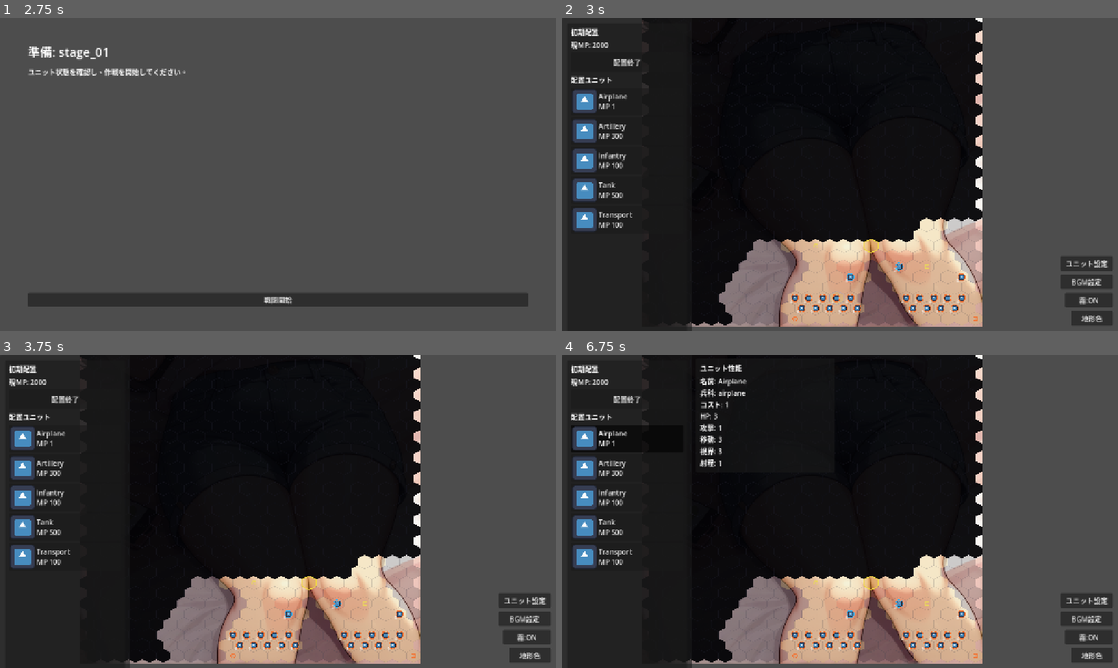
Above: before the commit, frames 1-4 (two rows, left to right).
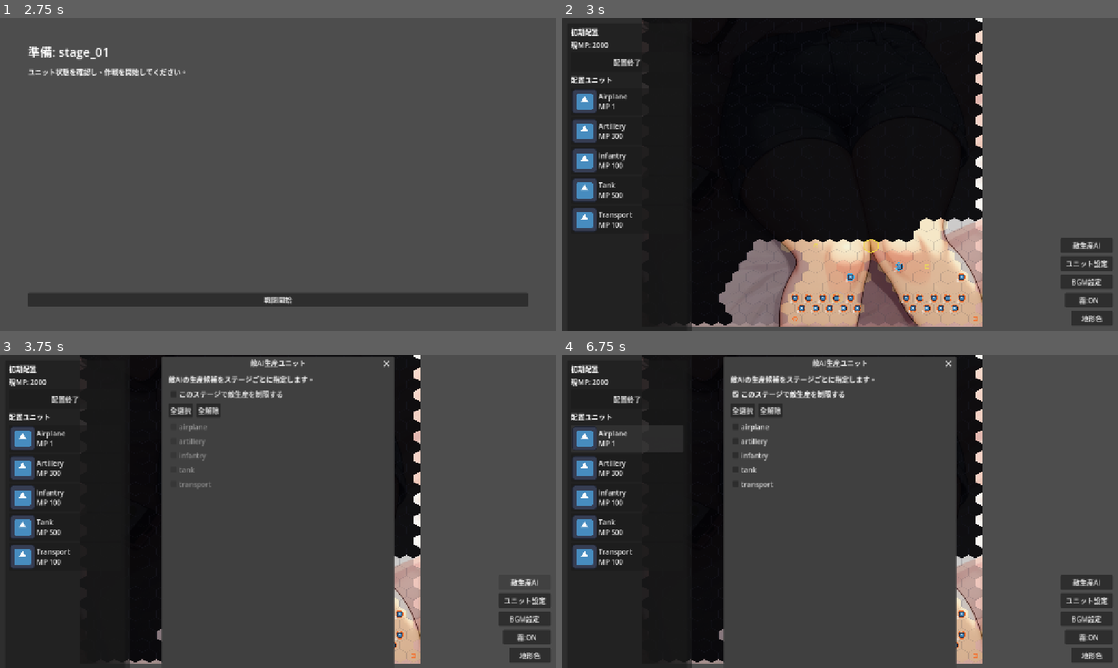
Above: after the commit, the same moments.

Repository: ankored33/taisenryaku
Game: Godot game, scene res://scenes/flow/title_scene.tscn
Same seed, same stepped clock (60 frames per second), same inputs: the game is played once before the commit and once after it. The engine's default icon, where the game draws it, is replaced by a stand-in: a white triangle on a blue panel in a dark square.
Inputs (mouse positions are in pixels of both pictures, inside the frame that each line leads up to):
- Up to frame 1 (2.75 s): click "はじめる" at 0.5 s; click "STAGE 1 [OPEN]" at 1.25 s; click "準備へ" at 2 s
- Up to frame 2 (3 s): click "戦闘開始" at 2.75 s
- Up to frame 3 (3.75 s): click (522, 583) at 3.5 s, where only the run after the commit has a clickable "敵生産AI"
- Up to frame 4 (6.75 s): click (840, 392) at 4.25 s, where only the run after the commit has a clickable "このステージで敵生産を制限する"; click (739, 411) at 5 s, where only the run after the commit has a clickable "全選択"; click (773, 411) at 5.75 s, where only the run after the commit has a clickable "全解除"; click "Airplane MP 1" at 6.5 s

Frame 1 is identical in both runs. In frame 2, 0.4% of the frame differs, in the area x 89-99%, y 70-75%; in frame 3, 41%; in frame 4, 43%, in the area x 1-99%, y 0-99%.

Commit message:
Add stage-specific enemy AI production editor and save flow

Diff:
--- a/scripts/board/board_production_service.gd
+++ b/scripts/board/board_production_service.gd
@@ -122,8 +122,11 @@
 static func collect_ai_candidates(board: HexBoard, faction: String) -> Array[Dictionary]:
 	var result: Array[Dictionary] = []
 	var affordable_classes: Array[String] = []
+	var allowed_classes := _allowed_ai_classes_by_faction(board, faction)
 	var mp := board.query_faction_mp(faction)
 	for unit_class in board.get_unit_catalog_classes():
+		if not allowed_classes.is_empty() and not allowed_classes.has(unit_class):
+			continue
 		var entry := board.get_unit_catalog_entry(unit_class)
 		if entry.is_empty():
 			continue
@@ -149,6 +152,21 @@
 			})
 	return result
 
+static func _allowed_ai_classes_by_faction(board: HexBoard, faction: String) -> Array[String]:
+	if board == null:
+		return []
+	if not board.has_method("query_ai_production_allowed_classes"):
+		return []
+	var classes_variant: Variant = board.query_ai_production_allowed_classes(faction)
+	if not (classes_variant is Array):
+		return []
+	var result: Array[String] = []
+	for item in (classes_variant as Array):
+		var unit_class := str(item).strip_edges().to_lower()
+		if unit_class != "":
+			result.append(unit_class)
+	return result
+
 static func _next_production_unit_id(board: HexBoard, faction: String, unit_class: String) -> String:
 	var base := "%s_%s" % [faction.strip_edges().to_lower(), unit_class.strip_edges().to_lower()]
 	var candidate := "%s_1" % base
--- a/scripts/flow/game_flow.gd
+++ b/scripts/flow/game_flow.gd
@@ -221,6 +221,27 @@
 	file.store_string(JSON.stringify(current_stage_source_data, "\t"))
 	current_stage_data = TiledStageLoader.apply_tiled_map(current_stage_source_data.duplicate(true), current_stage_source_path)
 	_play_phase_bgm(current_phase)
+	return true
+
+func update_current_stage_enemy_ai_production(unit_classes: Array, enabled: bool = true) -> bool:
+	if current_stage_source_path == "":
+		return false
+	var normalized := _normalize_unit_class_list(unit_classes)
+	var ai_variant: Variant = current_stage_source_data.get("ai_production", {})
+	var ai_production := ai_variant as Dictionary if ai_variant is Dictionary else {}
+	if not enabled:
+		ai_production.erase("enemy")
+	else:
+		ai_production["enemy"] = normalized
+	if ai_production.is_empty():
+		current_stage_source_data.erase("ai_production")
+	else:
+		current_stage_source_data["ai_production"] = ai_production
+	var file := FileAccess.open(current_stage_source_path, FileAccess.WRITE)
+	if file == null:
+		return false
+	file.store_string(JSON.stringify(current_stage_source_data, "\t"))
+	current_stage_data = TiledStageLoader.apply_tiled_map(current_stage_source_data.duplicate(true), current_stage_source_path)
 	return true
 
 func _change_phase(next_phase: String) -> void:
@@ -504,3 +525,16 @@
 			"enemy_turn": str(battle_src.get("enemy_turn", ""))
 		}
 	}
+
+func _normalize_unit_class_list(raw: Variant) -> Array[String]:
+	var result: Array[String] = []
+	if not (raw is Array):
+		return result
+	var seen := {}
+	for item in (raw as Array):
+		var unit_class := str(item).strip_edges().to_lower()
+		if unit_class == "" or seen.has(unit_class):
+			continue
+		seen[unit_class] = true
+		result.append(unit_class)
+	return result
--- a/scripts/hex_board.gd
+++ b/scripts/hex_board.gd
@@ -119,6 +119,7 @@
 var deployment_faction := "player"
 var deployment_selected_unit_class := ""
 var turn_limit := DEFAULT_TURN_LIMIT
+var ai_production_allowed_classes := {}
 
 func _ready() -> void:
 	_ensure_hex_tileset()
@@ -236,6 +237,27 @@
 	var limit_variant: Variant = stage_data.get("turn_limit", DEFAULT_TURN_LIMIT)
 	turn_limit = maxi(1, int(limit_variant))
 	_update_turn_label()
+
+func apply_stage_ai_production(stage_data: Dictionary) -> void:
+	ai_production_allowed_classes.clear()
+	var production_variant: Variant = stage_data.get("ai_production", {})
+	if not (production_variant is Dictionary):
+		return
+	var production := production_variant as Dictionary
+	var classes_variant: Variant = production.get("enemy", [])
+	if not (classes_variant is Array):
+		return
+	var normalized: Array[String] = []
+	var seen := {}
+	for class_variant in (classes_variant as Array):
+		var unit_class := str(class_variant).strip_edges().to_lower()
+		if unit_class == "":
+			continue
+		if seen.has(unit_class):
+			continue
+		seen[unit_class] = true
+		normalized.append(unit_class)
+	ai_production_allowed_classes["enemy"] = normalized
 
 func apply_capture_points_from_stage(stage_data: Dictionary) -> void:
 	BoardCaptureService.apply_capture_points_from_stage(self, stage_data)
@@ -851,6 +873,22 @@
 	var key := faction.strip_edges().to_lower()
 	return int(faction_mp.get(key, 0))
 
+func query_ai_production_allowed_classes(faction: String) -> Array[String]:
+	var key := faction.strip_edges().to_lower()
+	if key == "":
+		return []
+	if not ai_production_allowed_classes.has(key):
+		return []
+	var classes_variant: Variant = ai_production_allowed_classes.get(key, [])
+	if not (classes_variant is Array):
+		return []
+	var result: Array[String] = []
+	for item in (classes_variant as Array):
+		var unit_class := str(item).strip_edges().to_lower()
+		if unit_class != "":
+			result.append(unit_class)
+	return result
+
 func query_capture_income_for_faction(faction: String) -> int:
 	return _capture_income_for_faction(faction)
 
--- a/scripts/main.gd
+++ b/scripts/main.gd
@@ -51,6 +51,8 @@
 @onready var fog_debug_button: Button = get_node_or_null("CanvasLayer/FogDebugButton") as Button
 @onready var unit_param_editor_button: Button = get_node_or_null("CanvasLayer/UnitParamEditorButton") as Button
 @onready var unit_param_editor_dialog: AcceptDialog = get_node_or_null("CanvasLayer/UnitParamEditorDialog") as AcceptDialog
+@onready var enemy_ai_production_editor_button: Button = get_node_or_null("CanvasLayer/EnemyAIProductionEditorButton") as Button
+@onready var enemy_ai_production_editor_dialog: AcceptDialog = get_node_or_null("CanvasLayer/EnemyAIProductionEditorDialog") as AcceptDialog
 @onready var unit_hp_overlay_layer: Control = get_node_or_null("CanvasLayer/UnitHpOverlayLayer") as Control
 
 var board_anchor := Vector2.ZERO
@@ -71,6 +73,8 @@
 var unit_param_class_select: OptionButton
 var unit_param_new_class_input: LineEdit
 var unit_param_tiled_hint: TextEdit
+var enemy_ai_production_checks := {}
+var enemy_ai_production_enable_check: CheckBox
 var unit_hp_labels := {}
 var unit_moved_markers := {}
 var defeat_effect_config := {}
@@ -89,7 +93,8 @@
 		"terrain_color_editor",
 		"fog_debug",
 		"bgm_editor",
-		"unit_param_editor"
+		"unit_param_editor",
+		"enemy_ai_production_editor"
 	])
 	_ensure_tile_info_label()
 	_configure_left_panel_layout()
@@ -135,6 +140,7 @@
 	_ensure_fog_debug_button()
 	_ensure_bgm_editor()
 	_ensure_unit_param_editor()
+	_ensure_enemy_ai_production_editor()
 	board.load_units("res://data/units.json")
 	var stage_data: Dictionary = {}
 	if has_node("/root/GameFlow") and board.has_method("apply_stage_unit_spawns"):
@@ -146,6 +152,8 @@
 		board.apply_stage_resources(stage_data)
 	if board.has_method("apply_stage_turn_limit"):
 		board.apply_stage_turn_limit(stage_data)
+	if board.has_method("apply_stage_ai_production"):
+		board.apply_stage_ai_production(stage_data)
 	if board.has_method("apply_transport_goal_from_stage"):
 		board.apply_transport_goal_from_stage(stage_data)
 	_apply_transport_goal_victory_score(stage_data)
@@ -936,6 +944,203 @@
 	if hud_controller != null:
 		hud_controller.layout_buttons()
 
+func _ensure_enemy_ai_production_editor() -> void:
+	if hud_controller != null:
+		enemy_ai_production_editor_button = hud_controller.ensure_button(
+			"enemy_ai_production_editor",
+			"EnemyAIProductionEditorButton",
+			"敵生産AI",
+			Vector2(120.0, 34.0),
+			Callable(self, "_on_open_enemy_ai_production_editor_pressed")
+		)
+	_layout_enemy_ai_production_editor_button()
+
+	if enemy_ai_production_editor_dialog == null:
+		enemy_ai_production_editor_dialog = AcceptDialog.new()
+		enemy_ai_production_editor_dialog.name = "EnemyAIProductionEditorDialog"
+		enemy_ai_production_editor_dialog.title = "敵AI生産ユニット"
+		enemy_ai_production_editor_dialog.dialog_text = ""
+		$CanvasLayer.add_child(enemy_ai_production_editor_dialog)
+		enemy_ai_production_editor_dialog.confirmed.connect(_on_enemy_ai_production_editor_confirmed)
+	if enemy_ai_production_editor_dialog != null:
+		var ok_button := enemy_ai_production_editor_dialog.get_ok_button()
+		if ok_button != null:
+			ok_button.text = "保存"
+
+	var existing := enemy_ai_production_editor_dialog.get_node_or_null("Root")
+	if existing != null:
+		return
+
+	var root := VBoxContainer.new()
+	root.name = "Root"
+	root.size_flags_horizontal = Control.SIZE_EXPAND_FILL
+	root.size_flags_vertical = Control.SIZE_EXPAND_FILL
+	root.add_theme_constant_override("separation", 6)
+	enemy_ai_production_editor_dialog.add_child(root)
+
+	var help := Label.new()
+	help.text = "敵AIの生産候補をステージごとに指定します。"
+	help.autowrap_mode = TextServer.AUTOWRAP_WORD_SMART
+	root.add_child(help)
+
+	enemy_ai_production_enable_check = CheckBox.new()
+	enemy_ai_production_enable_check.name = "EnableLimitCheck"
+	enemy_ai_production_enable_check.text = "このステージで敵生産を制限する"
+	enemy_ai_production_enable_check.toggled.connect(_on_enemy_ai_production_enable_toggled)
+	root.add_child(enemy_ai_production_enable_check)
+
+	var actions := HBoxContainer.new()
+	actions.name = "Actions"
+	actions.add_theme_constant_override("separation", 8)
+	root.add_child(actions)
+
+	var all_on := Button.new()
+	all_on.text = "全選択"
+	all_on.pressed.connect(_on_enemy_ai_production_select_all_pressed)
+	actions.add_child(all_on)
+
+	var all_off := Button.new()
+	all_off.text = "全解除"
+	all_off.pressed.connect(_on_enemy_ai_production_clear_all_pressed)
+	actions.add_child(all_off)
+
+	var scroll := ScrollContainer.new()
+	scroll.name = "ClassScroll"
+	scroll.size_flags_horizontal = Control.SIZE_EXPAND_FILL
+	scroll.size_flags_vertical = Control.SIZE_EXPAND_FILL
+	scroll.custom_minimum_size = Vector2(420.0, 260.0)
+	root.add_child(scroll)
+
+	var list := VBoxContainer.new()
+	list.name = "ClassList"
+	list.size_flags_horizontal = Control.SIZE_EXPAND_FILL
+	list.add_theme_constant_override("separation", 2)
+	scroll.add_child(list)
+
+func _layout_enemy_ai_production_editor_button() -> void:
+	if hud_controller != null:
+		hud_controller.layout_buttons()
+
+func _on_open_enemy_ai_production_editor_pressed() -> void:
+	_refresh_enemy_ai_production_editor()
+	if enemy_ai_production_editor_dialog != null:
+		enemy_ai_production_editor_dialog.popup_centered(Vector2i(520, 520))
+
+func _refresh_enemy_ai_production_editor() -> void:
+	var class_list := _enemy_ai_production_class_list()
+	if class_list == null:
+		return
+	for child in class_list.get_children():
+		child.queue_free()
+	enemy_ai_production_checks.clear()
+
+	var classes: Array[String] = []
+	if board != null and board.has_method("get_unit_catalog_classes"):
+		classes = board.get_unit_catalog_classes()
+	classes.sort()
+
+	for unit_class in classes:
+		var check := CheckBox.new()
+		check.text = unit_class
+		class_list.add_child(check)
+		enemy_ai_production_checks[unit_class] = check
+
+	var cfg := _current_stage_enemy_ai_production_config()
+	var enabled := bool(cfg.get("enabled", false))
+	var allowed := _normalize_unit_class_list(cfg.get("classes", []))
+	if enemy_ai_production_enable_check != null:
+		enemy_ai_production_enable_check.button_pressed = enabled
+	for unit_class in enemy_ai_production_checks.keys():
+		var check_variant: Variant = enemy_ai_production_checks[unit_class]
+		if not (check_variant is CheckBox):
+			continue
+		var check := check_variant as CheckBox
+		check.button_pressed = allowed.has(str(unit_class))
+	_update_enemy_ai_production_check_editability()
+
+func _enemy_ai_production_class_list() -> VBoxContainer:
+	if enemy_ai_production_editor_dialog == null:
+		return null
+	var node := enemy_ai_production_editor_dialog.get_node_or_null("Root/ClassScroll/ClassList")
+	return node as VBoxContainer if node is VBoxContainer else null
+
+func _current_stage_enemy_ai_production_config() -> Dictionary:
+	var stage_variant: Variant = GameFlow.get_current_stage_data() if has_node("/root/GameFlow") else {}
+	if not (stage_variant is Dictionary):
+		return {"enabled": false, "classes": []}
+	var stage := stage_variant as Dictionary
+	var ai_variant: Variant = stage.get("ai_production", {})
+	if not (ai_variant is Dictionary):
+		return {"enabled": false, "classes": []}
+	var ai_production := ai_variant as Dictionary
+	if not ai_production.has("enemy"):
+		return {"enabled": false, "classes": []}
+	var classes := _normalize_unit_class_list(ai_production.get("enemy", []))
+	return {"enabled": true, "classes": classes}
+
+func _normalize_unit_class_list(raw: Variant) -> Array[String]:
+	var result: Array[String] = []
+	if not (raw is Array):
+		return result
+	var seen := {}
+	for item in (raw as Array):
+		var unit_class := str(item).strip_edges().to_lower()
+		if unit_class == "" or seen.has(unit_class):
+			continue
+		seen[unit_class] = true
+		result.append(unit_class)
+	return result
+
+func _on_enemy_ai_production_enable_toggled(_pressed: bool) -> void:
+	_update_enemy_ai_production_check_editability()
+
+func _update_enemy_ai_production_check_editability() -> void:
+	var enabled := enemy_ai_production_enable_check != null and enemy_ai_production_enable_check.button_pressed
+	for check_variant in enemy_ai_production_checks.values():
+		if check_variant is CheckBox:
+			(check_variant as CheckBox).disabled = not enabled
+
+func _on_enemy_ai_production_select_all_pressed() -> void:
+	var enabled := enemy_ai_production_enable_check != null and enemy_ai_production_enable_check.button_pressed
+	if not enabled:
+		return
+	for check_variant in enemy_ai_production_checks.values():
+		if check_variant is CheckBox:
+			(check_variant as CheckBox).button_pressed = true
+
+func _on_enemy_ai_production_clear_all_pressed() -> void:
+	var enabled := enemy_ai_production_enable_check != null and enemy_ai_production_enable_check.button_pressed
+	if not enabled:
+		return
+	for check_variant in enemy_ai_production_checks.values():
+		if check_variant is CheckBox:
+			(check_variant as CheckBox).button_pressed = false
+
+func _on_enemy_ai_production_editor_confirmed() -> void:
+	if not has_node("/root/GameFlow") or not GameFlow.has_method("update_current_stage_enemy_ai_production"):
+		if board != null and board.has_method("cmd_update_status"):
+			board.cmd_update_status("ステージ保存APIが見つからないため、敵生産AI設定を保存できません。")
+		return
+	var enabled := enemy_ai_production_enable_check != null and enemy_ai_production_enable_check.button_pressed
+	var selected: Array[String] = []
+	if enabled:
+		for key in enemy_ai_production_checks.keys():
+			var check_variant: Variant = enemy_ai_production_checks[key]
+			if check_variant is CheckBox and bool((check_variant as CheckBox).button_pressed):
+				selected.append(str(key))
+	selected.sort()
+	var ok := bool(GameFlow.update_current_stage_enemy_ai_production(selected, enabled))
+	if not ok:
+		if board != null and board.has_method("cmd_update_status"):
+			board.cmd_update_status("敵生産AI設定の保存に失敗しました。")
+		return
+	if board != null and board.has_method("apply_stage_ai_production"):
+		var stage_variant: Variant = GameFlow.get_current_stage_data()
+		if stage_variant is Dictionary:
+			board.apply_stage_ai_production(stage_variant as Dictionary)
+	if board != null and board.has_method("cmd_update_status"):
+		board.cmd_update_status("敵生産AI設定を保存しました。")
+
 func _add_unit_param_spin(parent: GridContainer, key: String, label_text: String, is_text: bool = false) -> void:
 	var label := Label.new()
 	label.text = label_text
